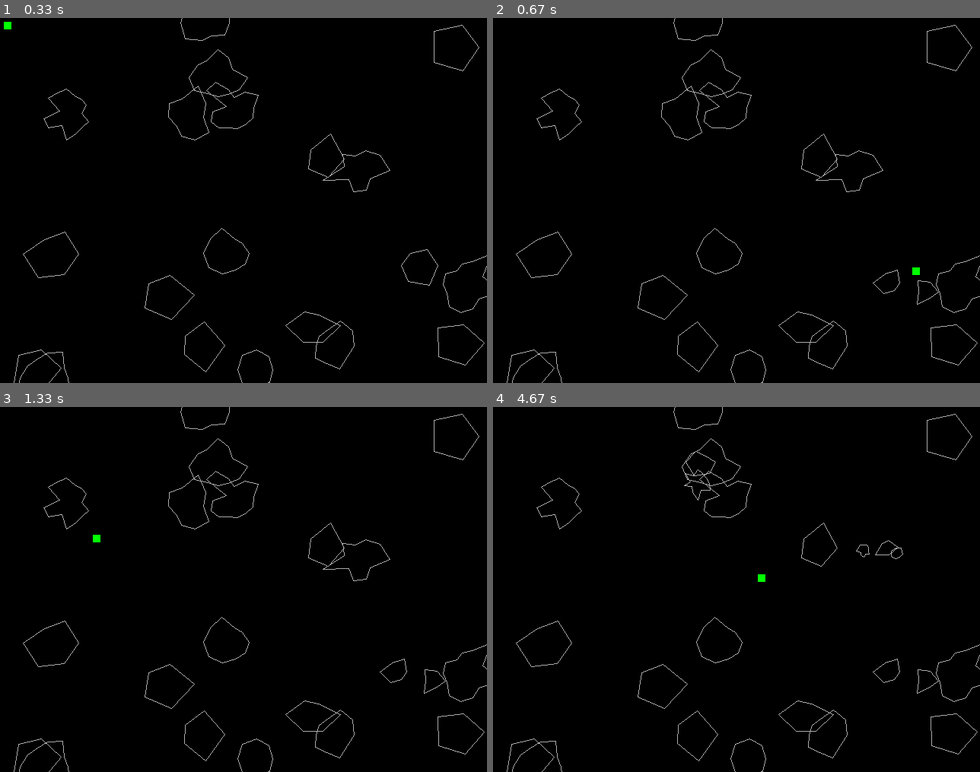
Above: before the commit, frames 1-4 (two rows, left to right).
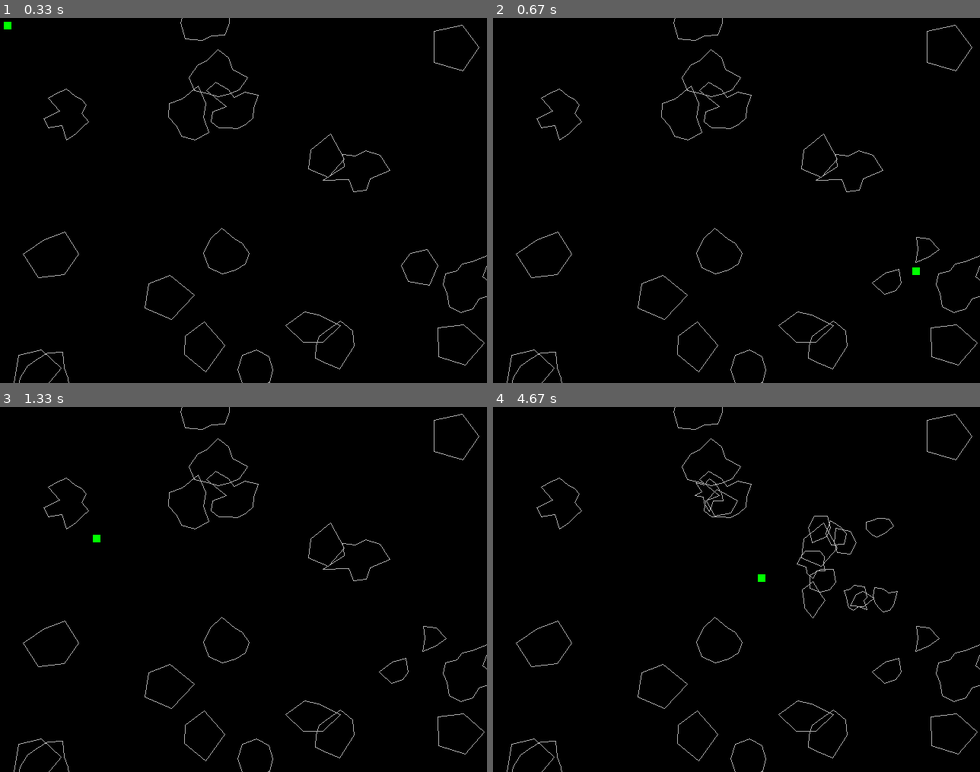
Above: after the commit, the same moments.

Repository: ilvrak/asteroid-blaster
Game: pygame game, started from test_asteroids_oop.py
The game is run twice, just before and just after one commit, with the same random seed, the same clock (stepped at 60 frames per second) and the same inputs.
Inputs (mouse positions are in pixels of both pictures, inside the frame that each line leads up to):
- Up to frame 1 (0.33 s): no input
- Up to frame 2 (0.67 s): click (911, 266) at 0.38 s
- Up to frame 3 (1.33 s): click (243, 611) at 0.72 s; click (92, 534) at 1.05 s
- Up to frame 4 (4.67 s): click (916, 717) at 1.38 s; click (746, 465) at 1.72 s; click (712, 684) at 2.05 s; click (721, 527) at 2.38 s; click (668, 512) at 2.72 s; click (863, 556) at 3.05 s; click (887, 582) at 3.38 s; click (838, 523) at 3.72 s; click (595, 520) at 4.05 s; click (755, 574) at 4.38 s

Frame 1 is identical in both runs. In frame 2, 0.1% of the frame differs, in the area x 77-92%, y 60-79%; in frame 3, 0.1%; in frame 4, 0.6%, in the area x 39-92%, y 12-79%.

Commit message:
shooting by mouseclick

Diff:
--- a/test_asteroids_oop.py
+++ b/test_asteroids_oop.py
@@ -51,13 +51,14 @@
         print(polygon)
         return polygon
 
-    def split(self):
-        new_size = self.size // 2
-        new_position1 = (self.position[0] + random.randint(-self.size*2, self.size*2), self.position[1] + random.randint(-self.size*2, self.size*2))
-        new_position2 = (self.position[0] + random.randint(-self.size*2, self.size*2), self.position[1] + random.randint(-self.size*2, self.size*2))
-        shatter1 = Asteroid(self.space, new_position1, new_size)
-        shatter2 = Asteroid(self.space, new_position2, new_size)
-        return [shatter1, shatter2]
+    def split(self, num_shatters):
+        new_size = self.size // 1.8
+        shatters = []
+        for _ in range(num_shatters):
+            new_position = (self.position[0] + random.randint(-self.size*2, self.size*2), self.position[1] + random.randint(-self.size*2, self.size*2))
+            shatter = Asteroid(self.space, new_position, new_size)
+            shatters.append(shatter)
+        return shatters
 
     def update(self):
         pass
@@ -108,19 +109,23 @@
         if pg.sprite.spritecollide(self, self.space.asteroids, False):
             self.collide = 'Collided Rects!'
             self.color = 'blue'
-            if collides := pg.sprite.spritecollide(self, self.space.asteroids, False, pg.sprite.collide_mask):
+            self.collides = pg.sprite.spritecollide(self, self.space.asteroids, False, pg.sprite.collide_mask)
+            if self.collides:
                 self.collide = 'Collided Masks!'
                 self.color = 'red'
-                self.space.splash(collides[0].position)
-                if collides[0].size < 4:
-                    collides[0].kill()
-                    return
-                new_asteroids = collides[0].split()
-                self.space.asteroids.remove(collides[0])
-                self.space.asteroids.add(*new_asteroids)
         else:
             self.collide = 'Not Collided...'
             self.color = 'green'
+
+    def shoot(self):
+        if self.collides:
+            self.space.splash(self.collides[0].position)
+            if self.collides[0].size < 4:
+                self.collides[0].kill()
+                return
+            new_asteroids = self.collides[0].split(2)
+            self.space.asteroids.remove(self.collides[0])
+            self.space.asteroids.add(*new_asteroids)
 
     def update(self):
         self.position = pg.mouse.get_pos()
@@ -213,6 +218,8 @@
                     self.space.show_objects = not self.space.show_objects
                 if event.key == pg.K_t:
                     self.space.print_collides = not self.space.print_collides
+            elif event.type == pg.MOUSEBUTTONDOWN:
+                self.space.mouse.shoot()
 
     def update(self):
         self.space.update()
